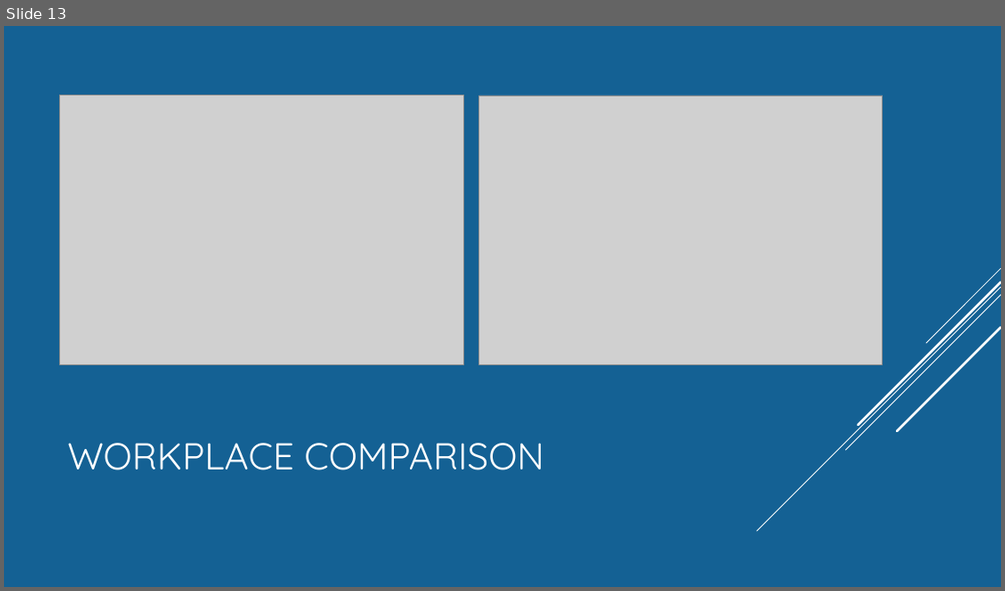
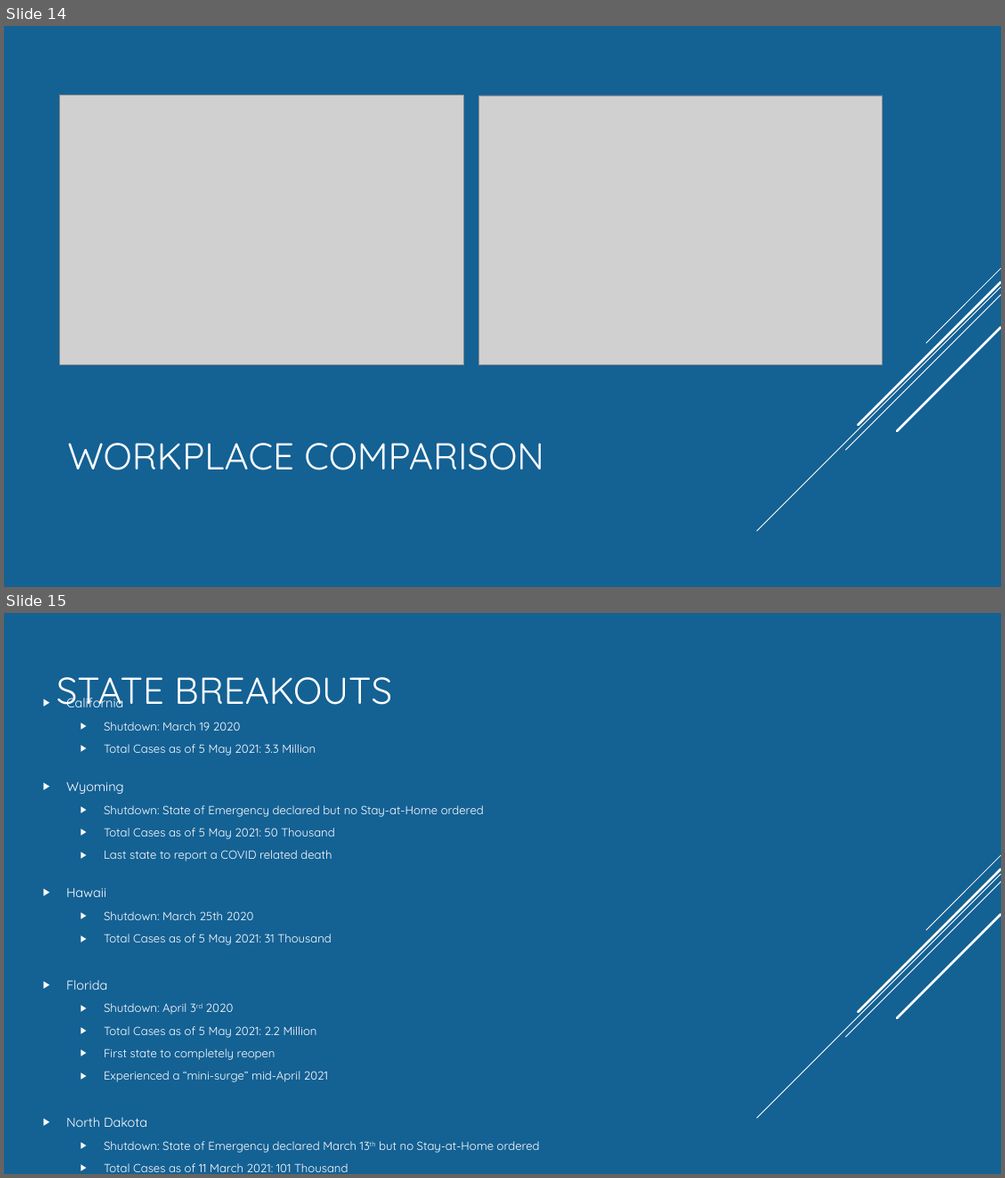
Before and after one commit to Munseaux/Pandemic-Movement, a slide deck: presentation.pptx. Shown one above the other, each under a label of ours: slide 13 before the commit, slides 14 and 15 after it. The pictures are 1005x591 and 1005x1178 pixels, drawn with LibreOffice and Linux fonts; fonts in the diff are those of the drawing; grey boxes stand for pictures. Boxes give left, top, right and bottom in pixels: in the first picture for what was removed or moved away, otherwise in the second. Text is boxed around its words. In the diff, an @@ line names an element or a change of style, - is before the commit and + after.

```diff
--- a/presentation.pptx
+++ b/presentation.pptx
@@ slide 15 added at bbox=[4, 613, 1001, 1174], background #146194; not listed: 5 template elements that a slide beside it also shows @@
@@ title added at bbox=[57, 677, 392, 707], 36 pt, text #FFFFFF @@
+STATE BREAKOUTS
@@ text added at bbox=[66, 722, 540, 1172], 11.2 pt, text #FFFFFF @@
+▶ California
+  ▶ Shutdown: March 19 2020
+  ▶ Total Cases as of 5 May 2021: 3.3 Million
+▶ Wyoming
+  ▶ Shutdown: State of Emergency declared but no Stay-at-Home ordered
+  ▶ Total Cases as of 5 May 2021: 50 Thousand
+  ▶ Last state to report a COVID related death
+▶ Hawaii
+  ▶ Shutdown: March 25th 2020
+  ▶ Total Cases as of 5 May 2021: 31 Thousand
+▶ Florida
+  ▶ Shutdown: April 3rd 2020
+  ▶ Total Cases as of 5 May 2021: 2.2 Million
+  ▶ First state to completely reopen
+  ▶ Experienced a “mini-surge” mid-April 2021
+▶ North Dakota
+  ▶ Shutdown: State of Emergency declared March 13th but no Stay-at-Home ordered
+  ▶ Total Cases as of 11 March 2021: 101 Thousand
@@ what was slide 13 is now slide 14 @@
```
Also in this commit, not shown: 6 slides changed, 5 other slides added, 1 slide removed.
